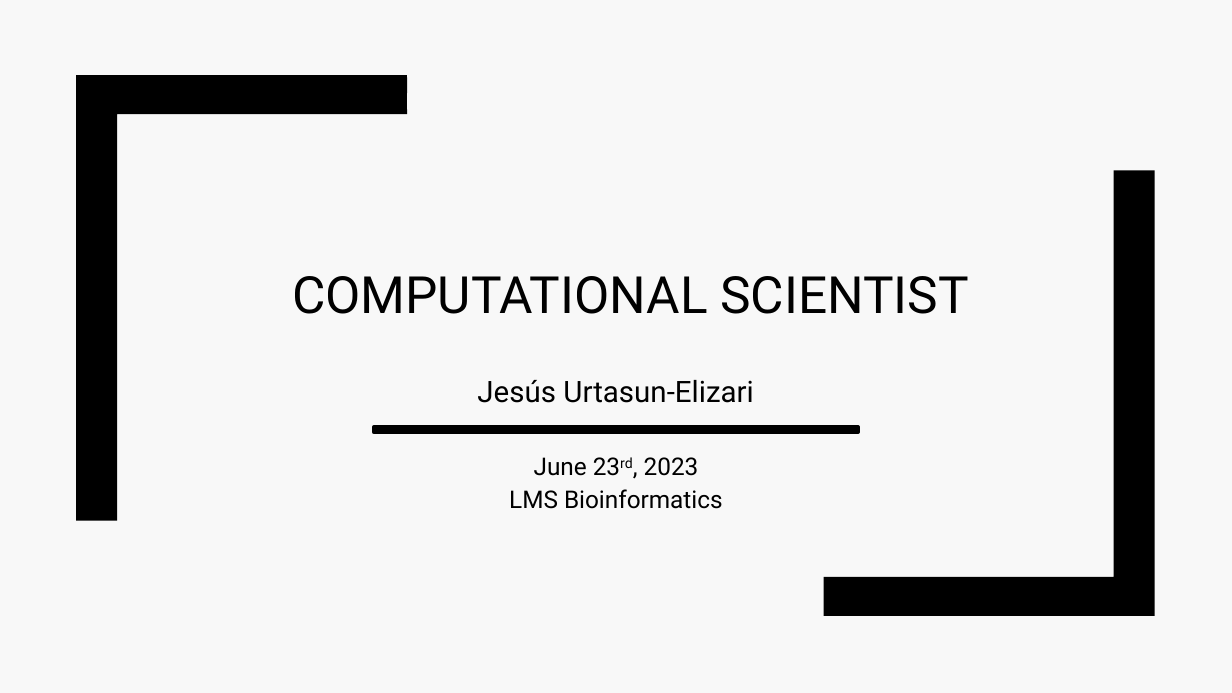
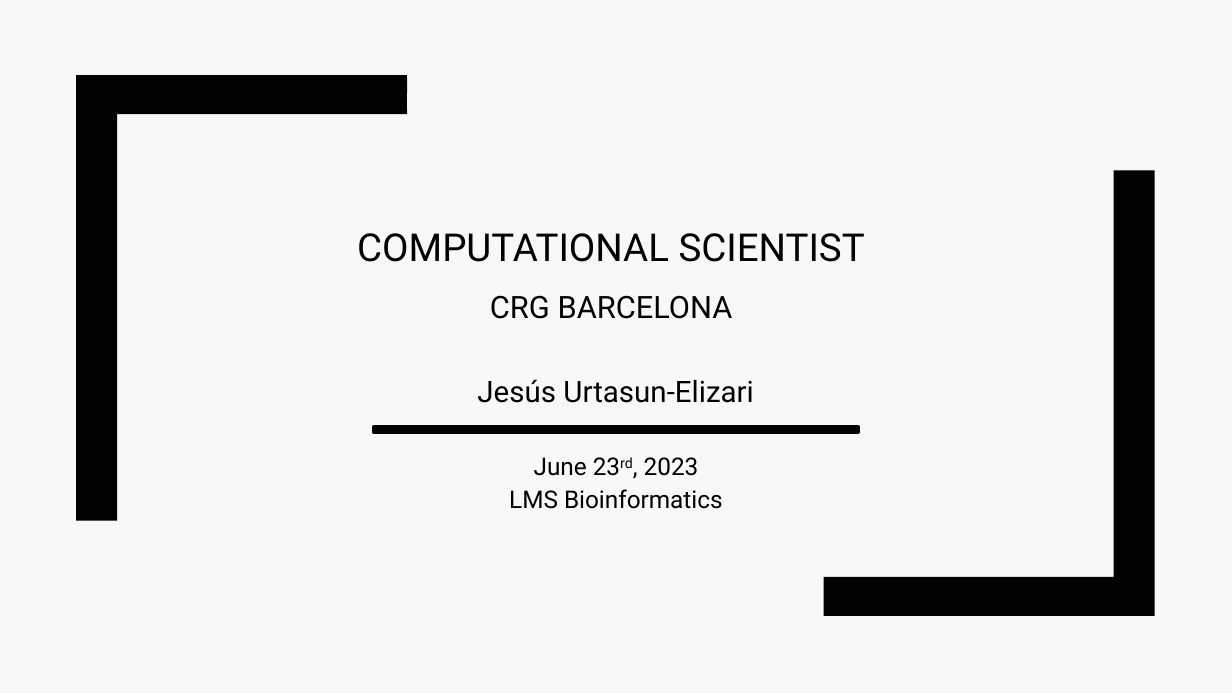
Before and after one commit to jurtasun/presentations, a slide deck: slide 1 of 202306_CRG_Postdoc/230623_GRG_Postdoc.ppt. Drawn at 1232x693 pixels with LibreOffice and Linux fonts; fonts in the diff are those of the drawing. Boxes give left, top, right and bottom in pixels: in the first picture for what was removed or moved away, otherwise in the second. Text is boxed around its words. In the diff, an @@ line names an element or a change of style, - is before the commit and + after.

```diff
--- a/202306_CRG_Postdoc/230623_GRG_Postdoc.ppt
+++ b/202306_CRG_Postdoc/230623_GRG_Postdoc.ppt
@@ title at (357,233,865,319): text changed; size 40 to 30 pt @@
-COMPUTATIONAL SCIENTIST
+COMPUTATIONAL SCIENTIST
+CRG BARCELONA
```
Also in this commit, not shown: 10 other slides changed, 4 slides added, 5 slides removed, 1 other file.
